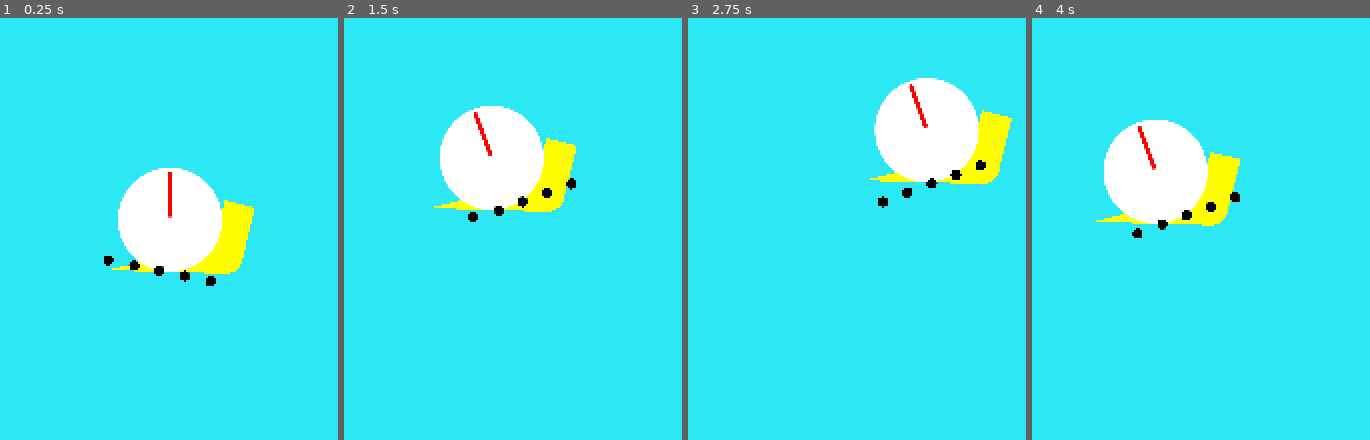
Above: before the commit, frames 1-4 (left to right).
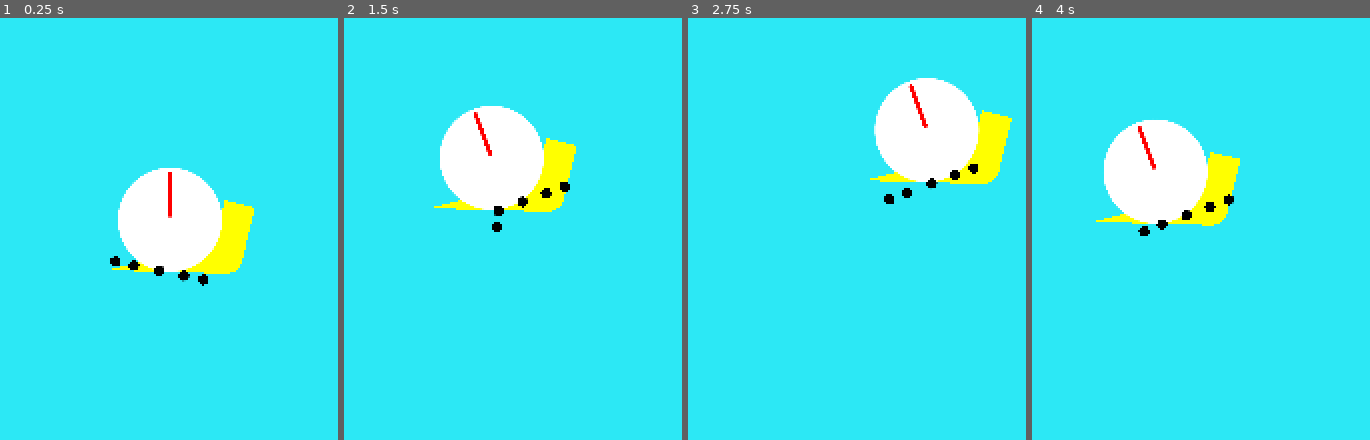
Above: after the commit, the same moments.

Repository: ThomasBringer/LD56
Game: Godot game, scene res://main/main.tscn
Same seed, same stepped clock (60 frames per second), same inputs: the game is played once before the commit and once after it.
Inputs:
- Up to frame 1 (0.25 s): no input
- Up to frame 2 (1.5 s): tap Enter (ui_accept) at 0.5, 0.77 s; hold Right (ui_right) 0.53-1.28 s; hold Left (ui_left) from 1.28 s (still down)
- Up to frame 3 (2.75 s): tap Enter (ui_accept) at 1.52 s; release Left (ui_left) at 2.03 s; hold Right (ui_right) from 2.03 s (still down)
- Up to frame 4 (4 s): tap Enter (ui_accept) at 3.02, 3.77 s; release Right (ui_right) at 3.53 s; hold Left (ui_left) from 3.53 s (still down)

The runs differ from the first frame. In frame 1, 0.2% of the frame differs, in the area x 30-64%, y 56-64%; in frame 2, 0.2%, in the area x 36-69%, y 37-51%; in frame 3, 0.2%; in frame 4, 0.2%.

Commit message:
weird tail

Diff:
--- a/game/snail/snail.tscn
+++ b/game/snail/snail.tscn
@@ -52,52 +52,73 @@
 [node name="RemoteTail" type="Node2D" parent="Follower/Rotator"]
 position = Vector2(0, 125)
 
-[node name="RemoteTail1" type="RemoteTransform2D" parent="Follower/Rotator/RemoteTail"]
-position = Vector2(-125, 0)
-remote_path = NodePath("../../../../Tail/TailRayCast/Remote1")
+[node name="Centre1" type="Node2D" parent="Follower/Rotator/RemoteTail"]
+position = Vector2(0, 125)
+
+[node name="RemoteTail1" type="RemoteTransform2D" parent="Follower/Rotator/RemoteTail/Centre1"]
+position = Vector2(0, -125)
+remote_path = NodePath("../../../../../Tail/TailRayCast/Remote1")
 update_scale = false
 
-[node name="RemoteTail1DontRotate" type="RemoteTransform2D" parent="Follower/Rotator/RemoteTail/RemoteTail1"]
-remote_path = NodePath("../../../../../Tail/TailRayCast/Remote2")
+[node name="RemoteTail1DontRotate" type="RemoteTransform2D" parent="Follower/Rotator/RemoteTail/Centre1/RemoteTail1"]
+remote_path = NodePath("../../../../../../Tail/TailRayCast/Remote2")
 update_rotation = false
 update_scale = false
 
-[node name="RemoteTail2" type="RemoteTransform2D" parent="Follower/Rotator/RemoteTail"]
-position = Vector2(-62, 0)
-remote_path = NodePath("../../../../Tail/TailRayCast2/Remote1")
+[node name="Centre2" type="Node2D" parent="Follower/Rotator/RemoteTail"]
+position = Vector2(0, 125)
+rotation = -0.523599
+
+[node name="RemoteTail2" type="RemoteTransform2D" parent="Follower/Rotator/RemoteTail/Centre2"]
+position = Vector2(0, -125)
+remote_path = NodePath("../../../../../Tail/TailRayCast2/Remote1")
 update_scale = false
 
-[node name="RemoteTail2DontRotate" type="RemoteTransform2D" parent="Follower/Rotator/RemoteTail/RemoteTail2"]
-remote_path = NodePath("../../../../../Tail/TailRayCast2/Remote2")
+[node name="RemoteTail2DontRotate" type="RemoteTransform2D" parent="Follower/Rotator/RemoteTail/Centre2/RemoteTail2"]
+remote_path = NodePath("../../../../../../Tail/TailRayCast2/Remote2")
 update_rotation = false
 update_scale = false
 
-[node name="RemoteTail3" type="RemoteTransform2D" parent="Follower/Rotator/RemoteTail"]
-remote_path = NodePath("../../../../Tail/TailRayCast3/Remote1")
+[node name="Centre3" type="Node2D" parent="Follower/Rotator/RemoteTail"]
+position = Vector2(0, 125)
+rotation = 0.523599
+
+[node name="RemoteTail3" type="RemoteTransform2D" parent="Follower/Rotator/RemoteTail/Centre3"]
+position = Vector2(-1, -123.268)
+remote_path = NodePath("../../../../../Tail/TailRayCast3/Remote1")
 update_scale = false
 
-[node name="RemoteTail3DontRotate" type="RemoteTransform2D" parent="Follower/Rotator/RemoteTail/RemoteTail3"]
-remote_path = NodePath("../../../../../Tail/TailRayCast3/Remote2")
+[node name="RemoteTail3DontRotate" type="RemoteTransform2D" parent="Follower/Rotator/RemoteTail/Centre3/RemoteTail3"]
+position = Vector2(-0.5, 0.86602)
+remote_path = NodePath("../../../../../../Tail/TailRayCast3/Remote2")
 update_rotation = false
 update_scale = false
 
-[node name="RemoteTail4" type="RemoteTransform2D" parent="Follower/Rotator/RemoteTail"]
-position = Vector2(62, 0)
-remote_path = NodePath("../../../../Tail/TailRayCast4/Remote1")
+[node name="Centre4" type="Node2D" parent="Follower/Rotator/RemoteTail"]
+position = Vector2(0, 125)
+rotation = -1.0472
+
+[node name="RemoteTail4" type="RemoteTransform2D" parent="Follower/Rotator/RemoteTail/Centre4"]
+position = Vector2(0, -125)
+remote_path = NodePath("../../../../../Tail/TailRayCast4/Remote1")
 update_scale = false
 
-[node name="RemoteTail4DontRotate" type="RemoteTransform2D" parent="Follower/Rotator/RemoteTail/RemoteTail4"]
-remote_path = NodePath("../../../../../Tail/TailRayCast4/Remote2")
+[node name="RemoteTail4DontRotate" type="RemoteTransform2D" parent="Follower/Rotator/RemoteTail/Centre4/RemoteTail4"]
+remote_path = NodePath("../../../../../../Tail/TailRayCast4/Remote2")
 update_rotation = false
 update_scale = false
 
-[node name="RemoteTail5" type="RemoteTransform2D" parent="Follower/Rotator/RemoteTail"]
-position = Vector2(125, 0)
-remote_path = NodePath("../../../../Tail/TailRayCast5/Remote1")
+[node name="Centre5" type="Node2D" parent="Follower/Rotator/RemoteTail"]
+position = Vector2(0, 125)
+rotation = 1.0472
+
+[node name="RemoteTail5" type="RemoteTransform2D" parent="Follower/Rotator/RemoteTail/Centre5"]
+position = Vector2(-0.5, -124.134)
+remote_path = NodePath("../../../../../Tail/TailRayCast5/Remote1")
 update_scale = false
 
-[node name="RemoteTail5DontRotate" type="RemoteTransform2D" parent="Follower/Rotator/RemoteTail/RemoteTail5"]
-remote_path = NodePath("../../../../../Tail/TailRayCast5/Remote2")
+[node name="RemoteTail5DontRotate" type="RemoteTransform2D" parent="Follower/Rotator/RemoteTail/Centre5/RemoteTail5"]
+remote_path = NodePath("../../../../../../Tail/TailRayCast5/Remote2")
 update_rotation = false
 update_scale = false
 
@@ -114,16 +135,53 @@
 [node name="TailRayCast" parent="Tail" instance=ExtResource("4_8anxc")]
 position = Vector2(-125, 0)
 
+[node name="Remote1" parent="Tail/TailRayCast" index="0"]
+position = Vector2(62.5, 17.7468)
+rotation = -0.523599
+
+[node name="Remote2" parent="Tail/TailRayCast" index="2"]
+position = Vector2(62.5, 17.7468)
+
 [node name="TailRayCast2" parent="Tail" instance=ExtResource("4_8anxc")]
 position = Vector2(-62, 0)
 
+[node name="Remote1" parent="Tail/TailRayCast2" index="0"]
+position = Vector2(-0.5, 16.7468)
+rotation = -0.523599
+scale = Vector2(1, 1)
+
+[node name="Remote2" parent="Tail/TailRayCast2" index="2"]
+position = Vector2(-0.5, 16.7468)
+
 [node name="TailRayCast3" parent="Tail" instance=ExtResource("4_8anxc")]
+
+[node name="Remote1" parent="Tail/TailRayCast3" index="0"]
+position = Vector2(60.7679, 17.7468)
+rotation = 0.523599
+
+[node name="Remote2" parent="Tail/TailRayCast3" index="2"]
+position = Vector2(59.9019, 18.2468)
 
 [node name="TailRayCast4" parent="Tail" instance=ExtResource("4_8anxc")]
 position = Vector2(62, 0)
 
+[node name="Remote1" parent="Tail/TailRayCast4" index="0"]
+position = Vector2(-170.253, 62.5)
+rotation = -1.0472
+scale = Vector2(1, 1)
+
+[node name="Remote2" parent="Tail/TailRayCast4" index="2"]
+position = Vector2(-170.253, 62.5)
+
 [node name="TailRayCast5" parent="Tail" instance=ExtResource("4_8anxc")]
 position = Vector2(125, 0)
+
+[node name="Remote1" parent="Tail/TailRayCast5" index="0"]
+position = Vector2(-17.7468, 62.5)
+rotation = 1.0472
+
+[node name="Remote2" parent="Tail/TailRayCast5" index="2"]
+position = Vector2(-17.7468, 62.5)
 
 [editable path="Tail/TailRayCast"]
 [editable path="Tail/TailRayCast2"]
--- a/game/snail/tail_ray_cast.gd
+++ b/game/snail/tail_ray_cast.gd
@@ -12,7 +12,12 @@
 		normal = ray_cast.get_collision_normal()
 		if normal:
 			raycast_2_pivot.rotation = (-normal).angle()
-			tail_point.global_position = ray_cast_2.get_collision_point()
+			if ray_cast_2.is_colliding():
+				tail_point.global_position = ray_cast_2.get_collision_point()
+	#else:
+		#raycast_2_pivot.rotation = (-normal).angle() - PI / 4
+		#if ray_cast_2.is_colliding():
+			#tail_point.global_position = ray_cast_2.get_collision_point()
 
 #func _physics_process(delta: float) -> void:
 	#if normal:
--- a/game/snail/tail_ray_cast.tscn
+++ b/game/snail/tail_ray_cast.tscn
@@ -9,8 +9,8 @@
 [node name="Remote1" type="Node2D" parent="."]
 
 [node name="RayCast" type="RayCast2D" parent="Remote1"]
-position = Vector2(0, -125)
-target_position = Vector2(0, 500)
+position = Vector2(0, -500)
+target_position = Vector2(0, 1500)
 collision_mask = 4
 
 [node name="TailPoint" type="Sprite2D" parent="."]
@@ -27,6 +27,6 @@
 rotation = -1.5708
 
 [node name="RayCast2" type="RayCast2D" parent="Remote2/Raycast2Pivot/ConstantRotation"]
-position = Vector2(0, -125)
-target_position = Vector2(0, 500)
+position = Vector2(0, -500)
+target_position = Vector2(0, 1500)
 collision_mask = 4
